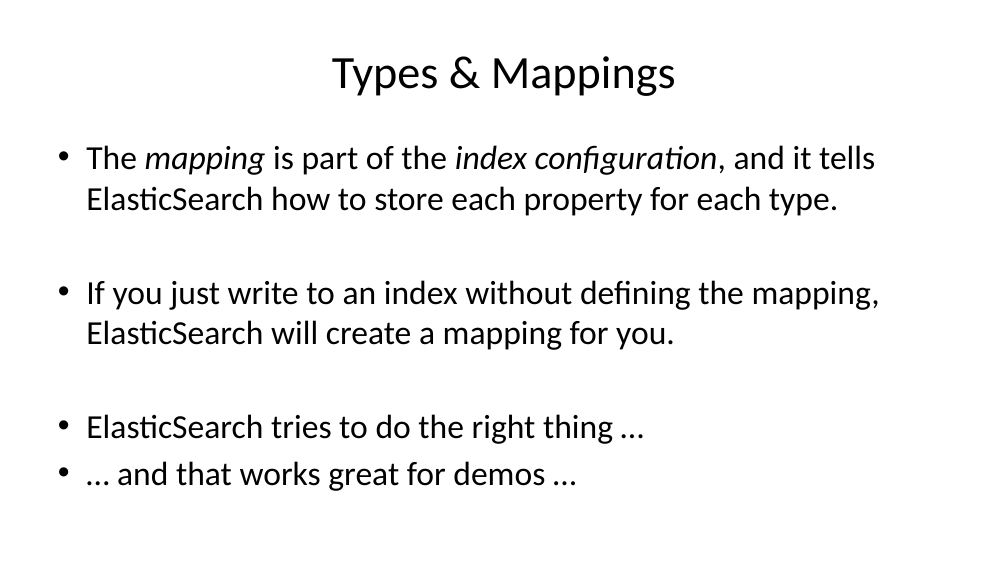
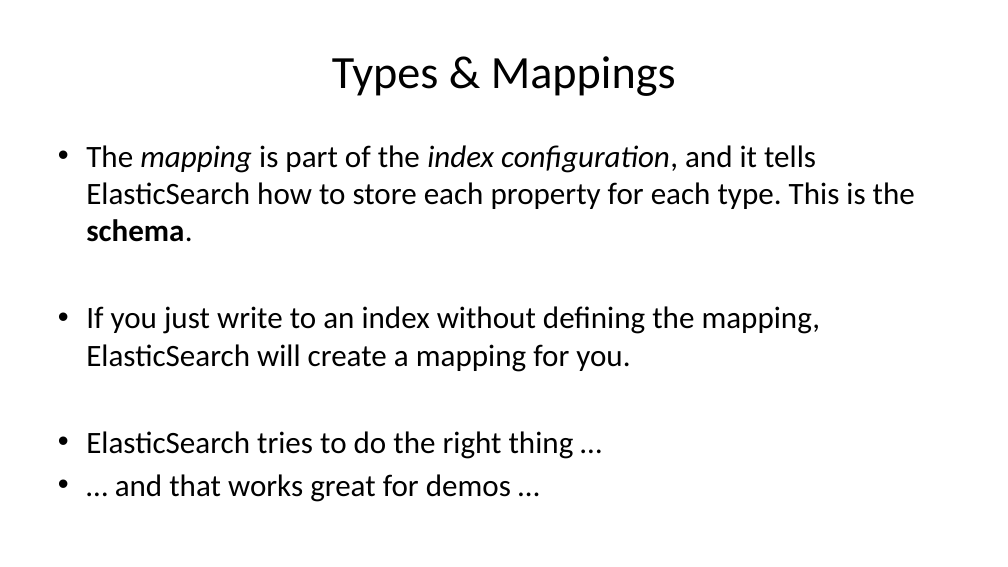
Before and after one commit to driis/ElasticTalk, a slide deck: slide 23 of ElasticSearch Presentation.pptx. Drawn at 1008x567 pixels with LibreOffice and Linux fonts; fonts in the diff are those of the drawing. Boxes give left, top, right and bottom in pixels: in the first picture for what was removed or moved away, otherwise in the second. Text is boxed around its words. In the diff, an @@ line names an element or a change of style, - is before the commit and + after.

Commit message:
Update presentation

```diff
--- a/ElasticSearch Presentation.pptx
+++ b/ElasticSearch Presentation.pptx
@@ text at bbox=[86, 145, 915, 242]: text changed; size 32 to 29.6 pt @@
-• The mapping is part of the index configuration, and it tells ElasticSearch how to store each property for each type.
+• The mapping is part of the index configuration, and it tells ElasticSearch how to store each property for each type. This is the schema.
@@ text at bbox=[86, 306, 821, 502]: size 32 to 29.6 pt in "If you just write to an index ...", "ElasticSearch tries to do the right thing ...", "… and that works great for demos ..." @@
```
Also in this commit, not shown: 5 other slides changed, 32 slides added, 1 slide removed.
